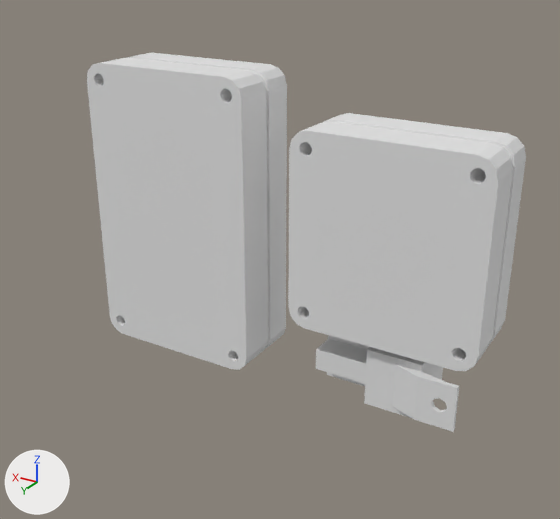
Renders of the Blender file CANDataCenter/FuseBoxMounting.blend from each side of a commit.
One viewpoint serves both versions: a 50 mm lens placed at (-0.219, 0.282, 0.195), pointed at (-0.042, -0.012, 0.048). Lighting does not change. The marker at lower left points along +X, +Y and +Z.

Objects in the first picture: 'Box_Large', 'Box_Small', 'Relay'.
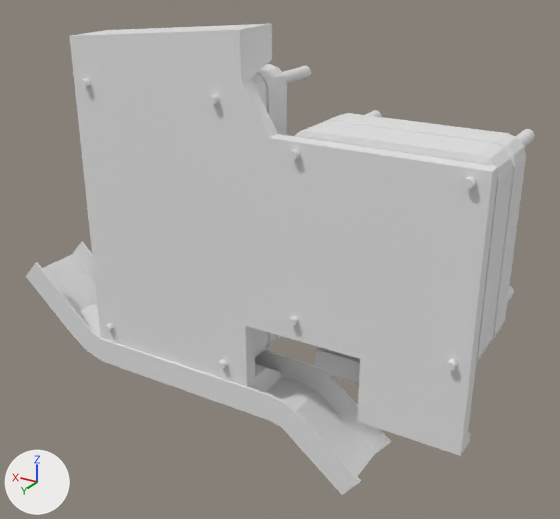
Commit message: Created rough fuse box panel

What the commit changed:
Mesh me_cube_007 is new.
It has 365 vertices, 248 faces and spans x -0.15..0.064, y -0.005..0.026, z -0.014..0.158.
Mesh me_cube_006 is new.
It has 96 vertices, 94 faces and spans x -0.098..0.102, y -0.017..0.017, z -0.032..0.042.
Object 'Screws_Large' (ob_screws_large) is now shown.
Object 'Screws_Small' (ob_screws_small) is now shown.
Object 'Mounting Panel' (ob_mounting_panel) is new; it shows me_cube_007.
Its location is (0.0, 0.0, 0.0).
Object 'Car Beam' (ob_car_beam) is new; it shows me_cube_006.
Its location is (-0.0095, 0.0101, -0.0089).

Location of each change, (x1, y1, x2, y2) in pixels of the pictures (560 x 519 px):
'Mounting Panel', added: after (70, 24, 499, 456)
'Car Beam', added: after (26, 242, 391, 495)
'Screws_Small', shown: after (287, 110, 535, 371)
'Screws_Large', shown: after (79, 66, 311, 369)
'Box_Large', unchanged, covered by the edit: before (87, 53, 287, 370); after (251, 64, 287, 357)
'Box_Small', unchanged, covered by the edit: before (288, 113, 526, 371); after (295, 113, 526, 363)
'Relay', unchanged, covered by the edit: before (316, 335, 459, 432); after (316, 347, 360, 385)
